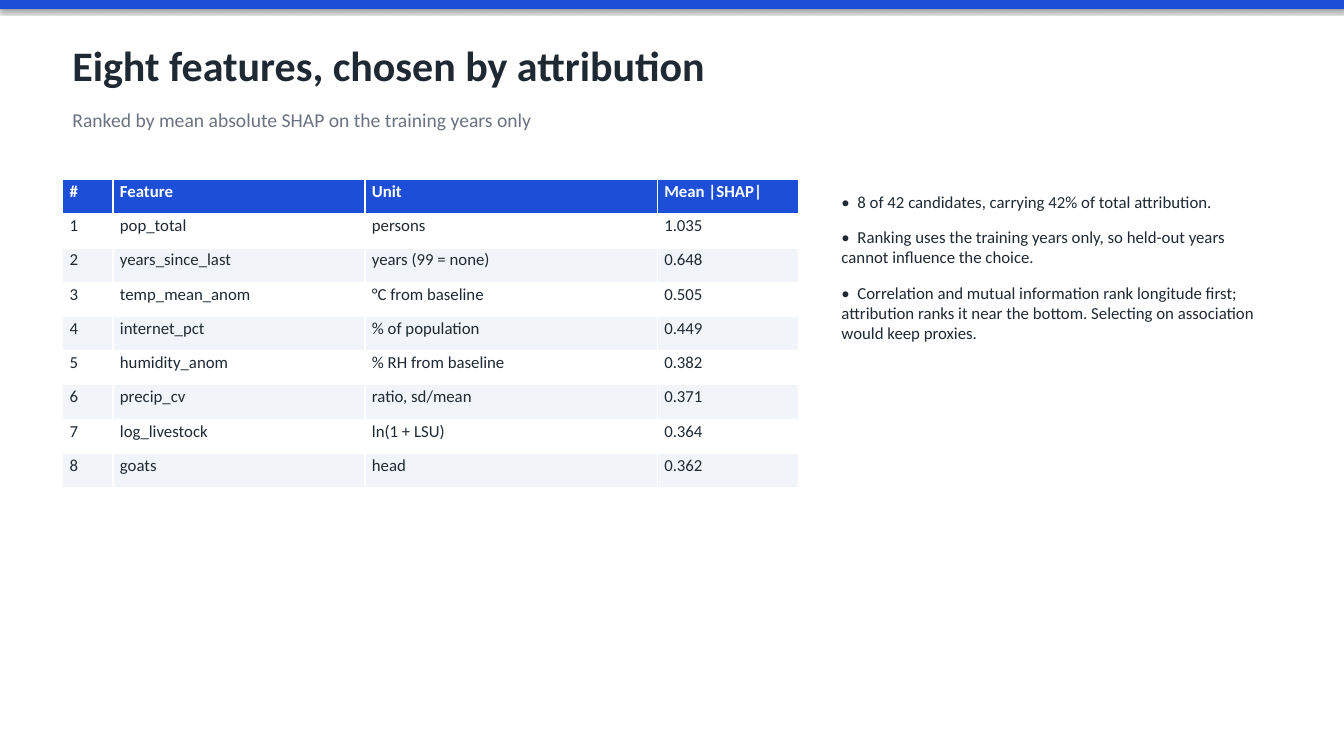
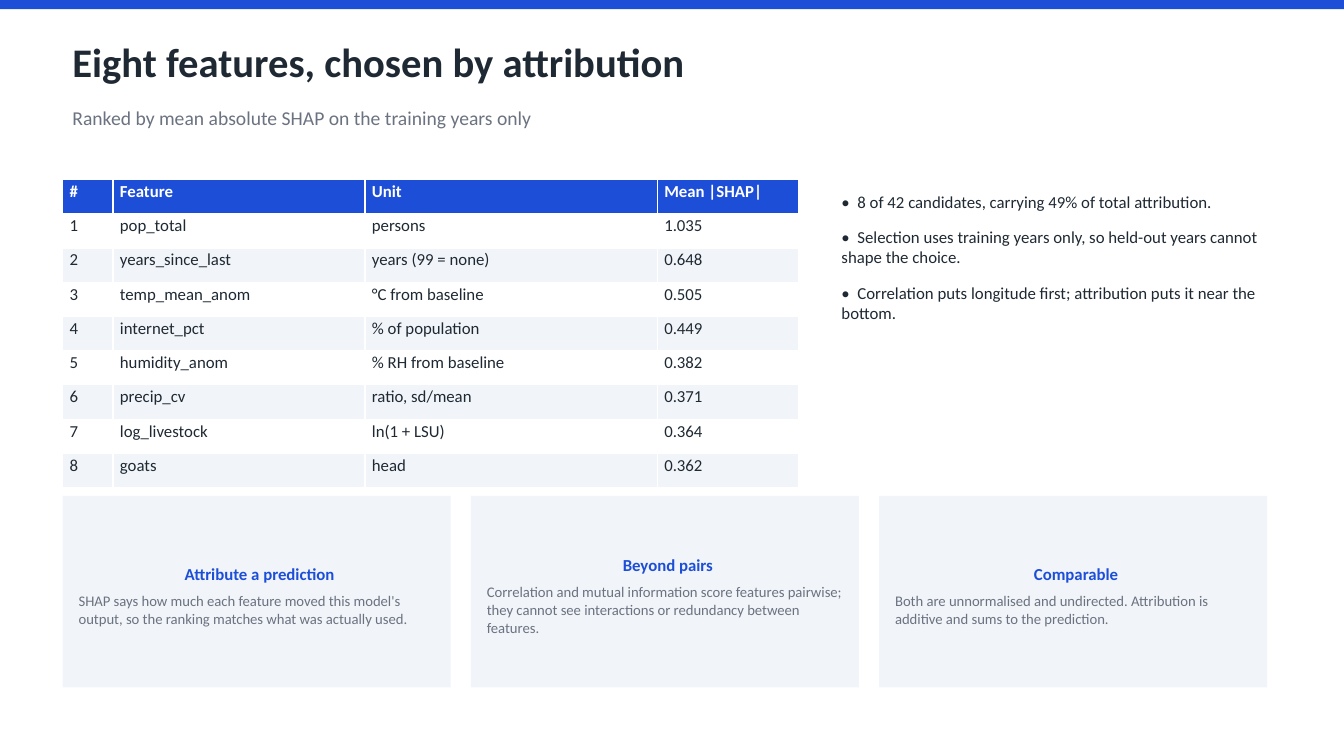
Before and after one commit to YuvrajSingh-mist/glandersWatch, a slide deck: slide 7 of GlandersWatch_Deck.pptx (slide 6 before the commit). Drawn at 1344x756 pixels with LibreOffice and Linux fonts; fonts in the diff are those of the drawing. Boxes give left, top, right and bottom in pixels: in the first picture for what was removed or moved away, otherwise in the second. Text is boxed around its words. In the diff, an @@ line names an element or a change of style, - is before the commit and + after.

Commit message:
Restructure the deck around the whole system
Overview, problem statement and need first, then one section per component
holding only that component's information: risk engine, explanation layer,
alert service, and where the project stands.

Fixes from review: the architecture mock was unreadable at slide size, so the
alert pipeline is drawn natively and the original gets its own full-width
slide; a clipped box and four sparse slides; and the results table is verified
by dumping cell text rather than trusting a low-resolution render.

```diff
--- a/GlandersWatch_Deck.pptx
+++ b/GlandersWatch_Deck.pptx
@@ rectangle at <box>0,0,1344,9</box>: shadow off @@
@@ text "Eight features, chosen by attribution" at <box>72,48,685,84</box>: size 30 to 29 pt @@
@@ text at <box>841,196,1257,319</box>: text changed @@
-• 8 of 42 candidates, carrying 42% of total attribution.
-• Ranking uses the training years only, so held-out years cannot influence the choice.
-• Correlation and mutual information rank longitude first; attribution ranks it near the bottom. Selecting on association would keep proxies.
+• 8 of 42 candidates, carrying 49% of total attribution.
+• Selection uses training years only, so held-out years cannot shape the choice.
+• Correlation puts longitude first; attribution puts it near the bottom.
@@ rectangle added at <box>63,496,451,688</box>, fill #F1F5F9, 10.5 pt, text #6B7280 @@
+Attribute a prediction
+SHAP says how much each feature moved this model's output, so the ranking matches what was actually used.
@@ rectangle added at <box>471,496,859,688</box>, fill #F1F5F9, 10.5 pt, text #6B7280 @@
+Beyond pairs
+Correlation and mutual information score features pairwise; they cannot see interactions or redundancy between features.
@@ rectangle added at <box>879,496,1267,688</box>, fill #F1F5F9, 10.5 pt, text #6B7280 @@
+Comparable
+Both are unnormalised and undirected. Attribution is additive and sums to the prediction.
```
Also in this commit, not shown: 4 other slides changed, 12 slides added, 7 slides removed, 2 other files.
